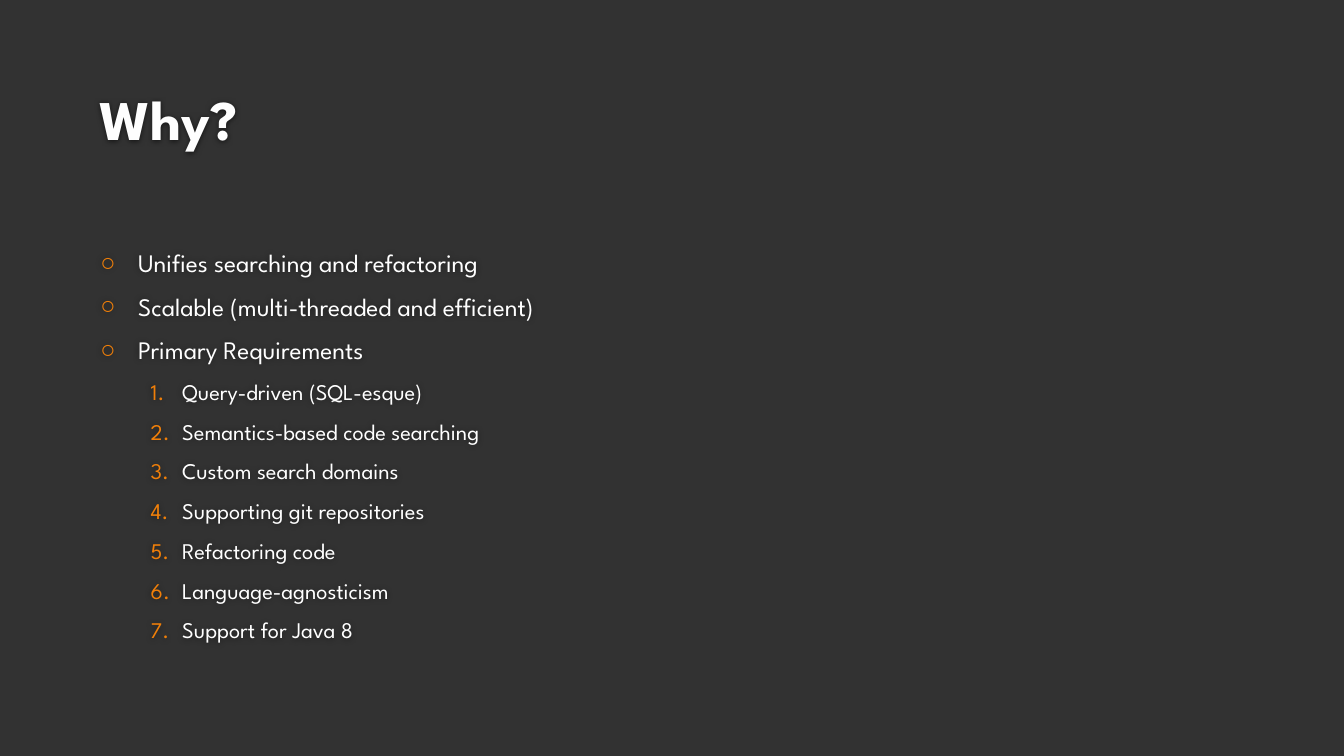
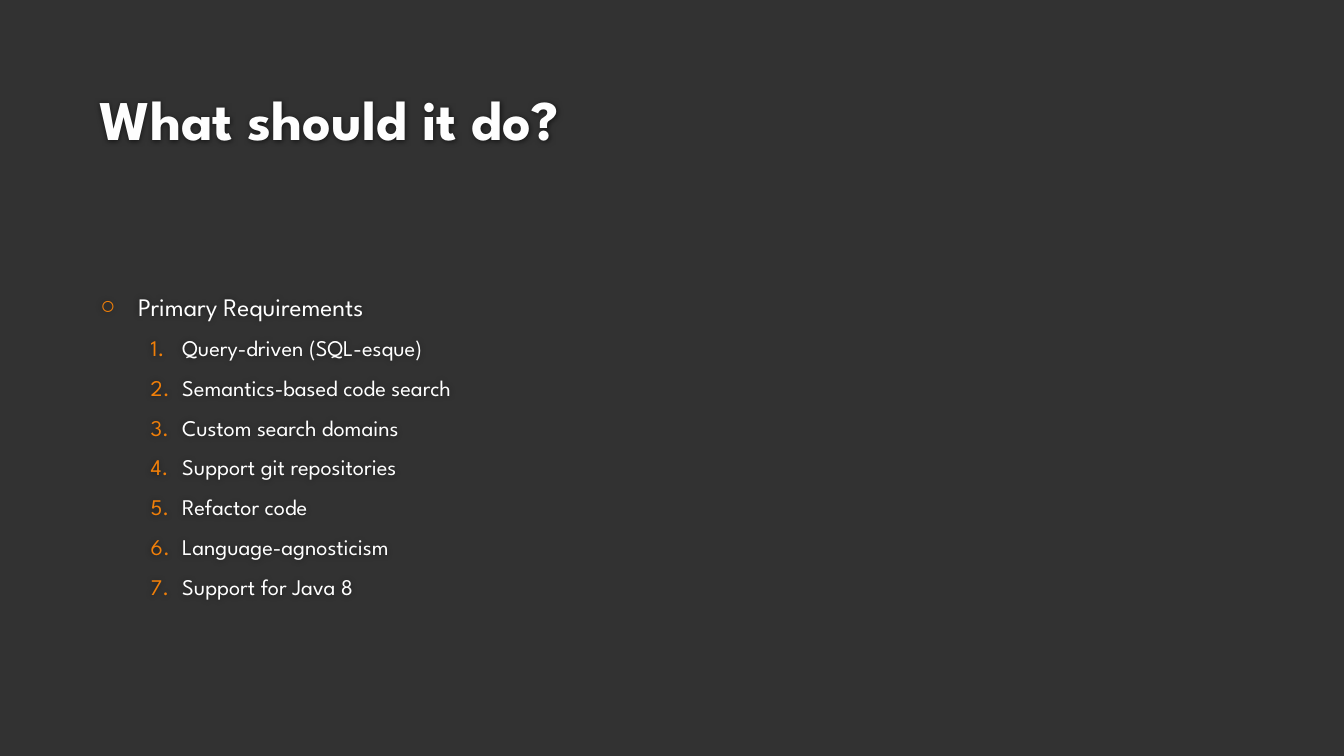
Before and after one commit to dozmus/csar, a slide deck: slide 4 of design-docs/Viva.pptx. Drawn at 1344x756 pixels with LibreOffice and Linux fonts; fonts in the diff are those of the drawing; background and template pictures are left out. Boxes give left, top, right and bottom in pixels: in the first picture for what was removed or moved away, otherwise in the second. Text is boxed around its words. In the diff, an @@ line names an element or a change of style, - is before the commit and + after.

```diff
--- a/design-docs/Viva.pptx
+++ b/design-docs/Viva.pptx
@@ title at bbox=[99, 101, 559, 141]: text changed @@
-Why?
+What should it do?
@@ text at bbox=[138, 254, 533, 321]: paragraphs removed @@
-○ Unifies searching and refactoring
-○ Scalable (multi-threaded and efficient)
@@ text at bbox=[182, 380, 450, 397]: text changed @@
-  2. Semantics-based code searching
+  2. Semantics-based code search
@@ text at bbox=[182, 460, 397, 516]: text changed @@
-  4. Supporting git repositories
-  5. Refactoring code
+  4. Support git repositories
+  5. Refactor code
```
Also in this commit, not shown: 9 other slides changed.
